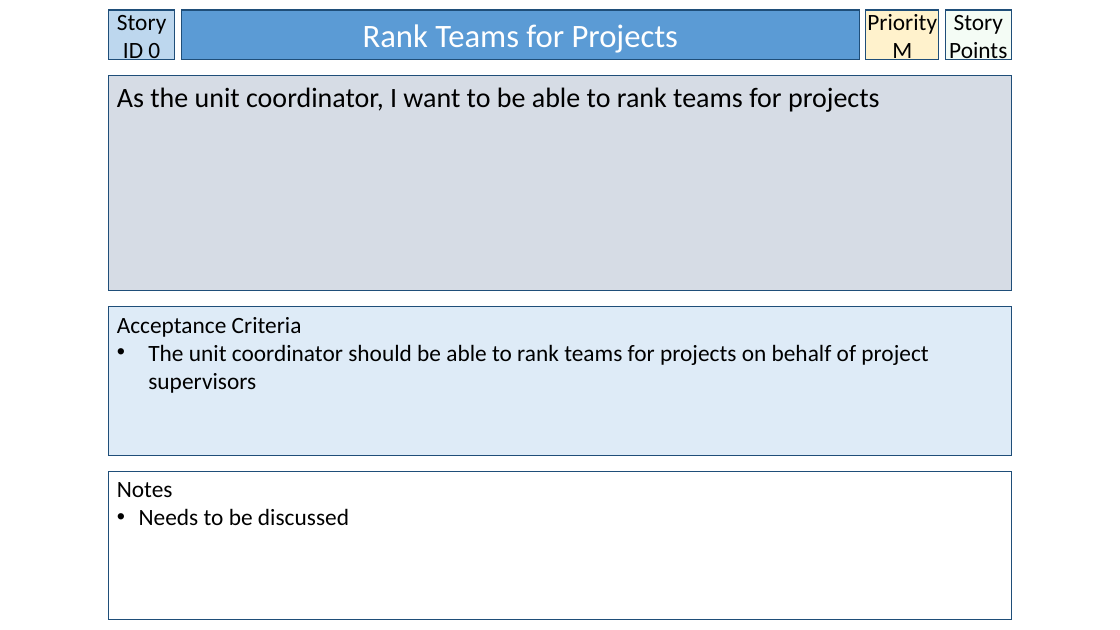
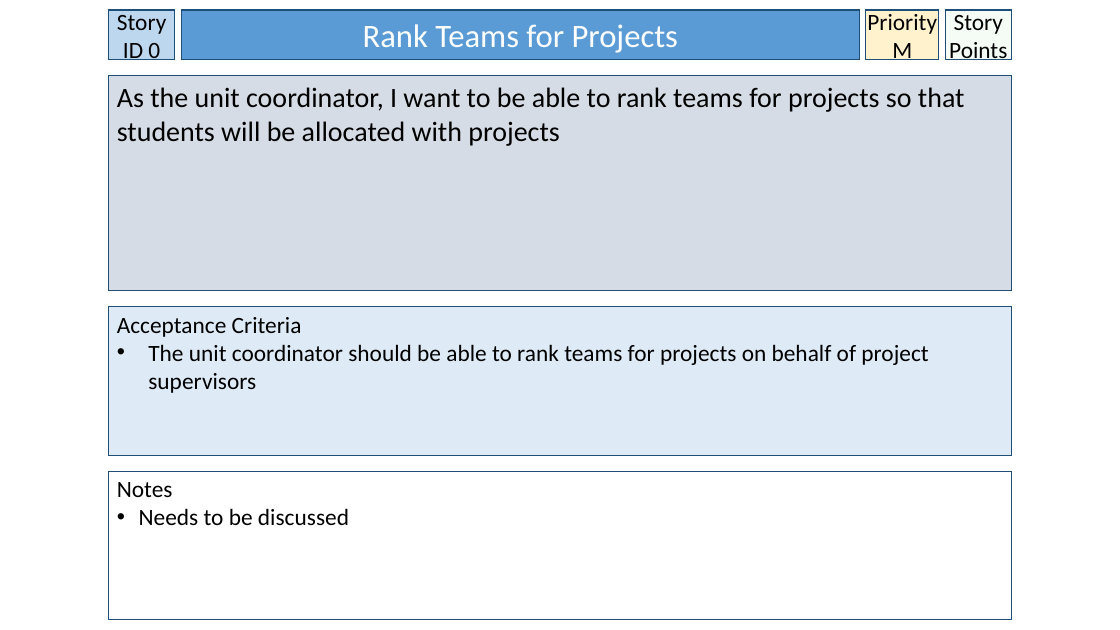
Before and after one commit to BrissyKim/group14, a slide deck: slide 9 of User_story/Yoon User Stories.pptx. Drawn at 1120x630 pixels with LibreOffice and Linux fonts; fonts in the diff are those of the drawing. Boxes give left, top, right and bottom in pixels: in the first picture for what was removed or moved away, otherwise in the second. Text is boxed around its words. In the diff, an @@ line names an element or a change of style, - is before the commit and + after.

```diff
--- a/User_story/Yoon User Stories.pptx
+++ b/User_story/Yoon User Stories.pptx
@@ text in rectangle at box(117, 87, 965, 146): text changed @@
-As the unit coordinator, I want to be able to rank teams for projects
+As the unit coordinator, I want to be able to rank teams for projects so that students will be allocated with projects
```
Also in this commit, not shown: 11 other slides changed, 2 slides added.
